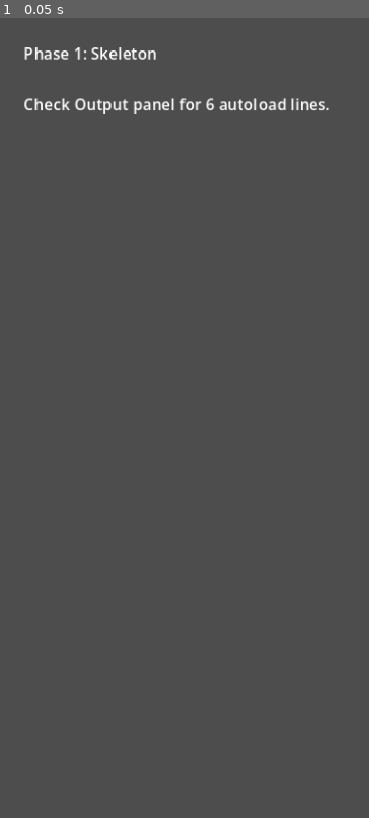
Above: before the commit, frame 1.
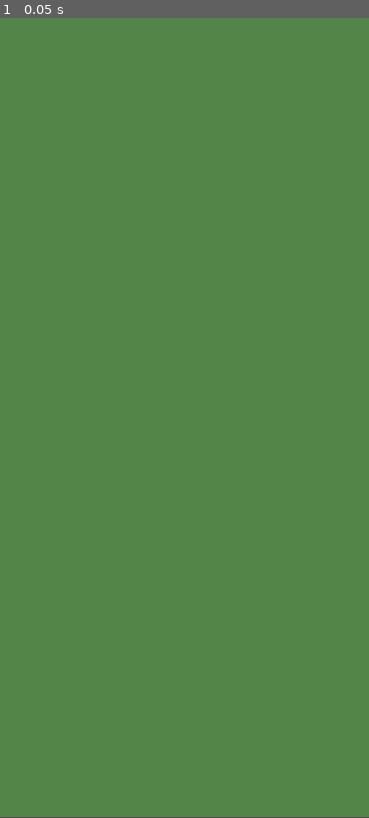
Above: after the commit, the same moment.

Repository: ookeooke/td1
Game: Godot game, scene res://main/Main.tscn
Two runs of this game, one before a commit and one after it. Both use one fixed random seed, a clock stepped at 60 frames per second and the inputs below.
Inputs:
- Up to frame 1 (0.05 s): no input

The runs differ from the first frame. In frame 1, 100% of the frame differs, in the area x 0-100%, y 0-100%.

Commit message:
Phase 2: map + multi-path + tower spots
Map.tscn has 3 Path2D nodes (left/right/top paths) with curves built
programmatically in Map.gd, 6 Marker2D tower spots, NavigationRegion2D,
placeholder green background, and a GridManager child. GridManager
registers each Marker2D by name and exposes occupancy queries.

Debug _draw() renders path curves as brown polylines and spots as yellow
circles — placeholder visuals per asset strategy until Phase 41.

Main.tscn now instances Map.tscn and prints the registered spot ids.

Co-Authored-By: Claude Opus 4.6 <noreply@anthropic.com>

Diff:
--- a/main/Main.gd
+++ b/main/Main.gd
@@ -1,5 +1,9 @@
 extends Node2D
 
+@onready var map: Node2D = $Map
+
+
 func _ready() -> void:
-	print("[Main] Phase 1 skeleton running")
-	print("[Main] EventBus signals available: ", EventBus.get_signal_list().size())
+	print("[Main] EventBus signals: ", EventBus.get_signal_list().size())
+	var grid: Node = map.get_node("GridManager")
+	print("[Main] Map loaded — free spots: ", grid.get_free_spot_ids())
--- a/main/Main.tscn
+++ b/main/Main.tscn
@@ -1,15 +1,9 @@
-[gd_scene load_steps=2 format=3 uid="uid://b1td1main0000"]
+[gd_scene load_steps=3 format=3 uid="uid://b1td1main0000"]
 
 [ext_resource type="Script" path="res://main/Main.gd" id="1_main"]
+[ext_resource type="PackedScene" path="res://map/Map.tscn" id="2_map"]
 
 [node name="Main" type="Node2D"]
 script = ExtResource("1_main")
 
-[node name="Label" type="Label" parent="."]
-offset_left = 24.0
-offset_top = 24.0
-offset_right = 351.0
-offset_bottom = 120.0
-text = "Phase 1: Skeleton
-
-Check Output panel for 6 autoload lines."
+[node name="Map" parent="." instance=ExtResource("2_map")]
--- /dev/null
+++ b/map/GridManager.gd
@@ -0,0 +1,32 @@
+extends Node
+
+# Tracks tower-spot occupancy.
+# Phase 2 scope: registration + queries. Build/sell hooks wired in Phase 8/9.
+
+var _spots: Dictionary = {}  # spot_id -> { position: Vector2, tower: Node }
+
+
+func register_spot(spot_id: String, pos: Vector2) -> void:
+	_spots[spot_id] = { "position": pos, "tower": null }
+
+
+func is_occupied(spot_id: String) -> bool:
+	return _spots.has(spot_id) and _spots[spot_id].tower != null
+
+
+func get_spot_position(spot_id: String) -> Vector2:
+	if not _spots.has(spot_id):
+		return Vector2.ZERO
+	return _spots[spot_id].position
+
+
+func get_free_spot_ids() -> Array:
+	var out: Array = []
+	for id in _spots:
+		if _spots[id].tower == null:
+			out.append(id)
+	return out
+
+
+func get_spot_count() -> int:
+	return _spots.size()
--- /dev/null
+++ b/map/Map.gd
@@ -0,0 +1,66 @@
+extends Node2D
+
+# Phase 2: builds Path2D curves in code, registers tower spots with GridManager.
+# Debug visuals via _draw() — placeholder per asset strategy (Phase 41 replaces).
+
+const PATH_LEFT := "left"
+const PATH_RIGHT := "right"
+const PATH_TOP := "top"
+
+@onready var paths_node: Node2D = $Paths
+@onready var tower_spots_node: Node2D = $TowerSpots
+@onready var grid_manager: Node = $GridManager
+
+var _paths_by_id: Dictionary = {}
+
+
+func _ready() -> void:
+	_build_curves()
+	_register_tower_spots()
+	queue_redraw()
+	print("[Map] ready — %d paths, %d spots" % [_paths_by_id.size(), grid_manager.get_spot_count()])
+
+
+func _build_curves() -> void:
+	_set_curve("PathLeft", PATH_LEFT, [
+		Vector2(0, 420), Vector2(180, 420), Vector2(180, 680), Vector2(375, 680)
+	])
+	_set_curve("PathRight", PATH_RIGHT, [
+		Vector2(375, 220), Vector2(220, 220), Vector2(220, 520), Vector2(0, 520)
+	])
+	_set_curve("PathTop", PATH_TOP, [
+		Vector2(280, 0), Vector2(280, 140), Vector2(80, 140), Vector2(80, 300)
+	])
+
+
+func _set_curve(node_name: String, path_id: String, points: Array) -> void:
+	var p: Path2D = paths_node.get_node(node_name)
+	var c := Curve2D.new()
+	for pt in points:
+		c.add_point(pt)
+	p.curve = c
+	_paths_by_id[path_id] = p
+
+
+func get_path_by_id(path_id: String) -> Path2D:
+	return _paths_by_id.get(path_id)
+
+
+func _register_tower_spots() -> void:
+	for child in tower_spots_node.get_children():
+		if child is Marker2D:
+			grid_manager.register_spot(child.name, child.position)
+
+
+func _draw() -> void:
+	for path_id in _paths_by_id:
+		var p: Path2D = _paths_by_id[path_id]
+		if p.curve == null:
+			continue
+		var pts := p.curve.get_baked_points()
+		if pts.size() >= 2:
+			draw_polyline(pts, Color(0.55, 0.4, 0.25), 14.0)
+	for child in tower_spots_node.get_children():
+		if child is Marker2D:
+			draw_circle(child.position, 26.0, Color(0.85, 0.75, 0.35, 0.85))
+			draw_arc(child.position, 26.0, 0, TAU, 32, Color(0.25, 0.18, 0.08), 3.0)
--- /dev/null
+++ b/map/Map.tscn
@@ -0,0 +1,51 @@
+[gd_scene load_steps=3 format=3 uid="uid://b1td1map00000"]
+
+[ext_resource type="Script" path="res://map/Map.gd" id="1_map"]
+[ext_resource type="Script" path="res://map/GridManager.gd" id="2_grid"]
+
+[node name="Map" type="Node2D"]
+script = ExtResource("1_map")
+
+[node name="Background" type="ColorRect" parent="."]
+offset_right = 375.0
+offset_bottom = 812.0
+color = Color(0.32, 0.52, 0.28, 1)
+
+[node name="NavigationRegion2D" type="NavigationRegion2D" parent="."]
+
+[node name="Paths" type="Node2D" parent="."]
+
+[node name="PathLeft" type="Path2D" parent="Paths"]
+
+[node name="PathFollow2D" type="PathFollow2D" parent="Paths/PathLeft"]
+
+[node name="PathRight" type="Path2D" parent="Paths"]
+
+[node name="PathFollow2D" type="PathFollow2D" parent="Paths/PathRight"]
+
+[node name="PathTop" type="Path2D" parent="Paths"]
+
+[node name="PathFollow2D" type="PathFollow2D" parent="Paths/PathTop"]
+
+[node name="TowerSpots" type="Node2D" parent="."]
+
+[node name="Spot1" type="Marker2D" parent="TowerSpots"]
+position = Vector2(110, 340)
+
+[node name="Spot2" type="Marker2D" parent="TowerSpots"]
+position = Vector2(280, 340)
+
+[node name="Spot3" type="Marker2D" parent="TowerSpots"]
+position = Vector2(110, 600)
+
+[node name="Spot4" type="Marker2D" parent="TowerSpots"]
+position = Vector2(280, 600)
+
+[node name="Spot5" type="Marker2D" parent="TowerSpots"]
+position = Vector2(180, 460)
+
+[node name="Spot6" type="Marker2D" parent="TowerSpots"]
+position = Vector2(280, 740)
+
+[node name="GridManager" type="Node" parent="."]
+script = ExtResource("2_grid")
Not shown, added: main/Main.gd.uid
Not shown, changed: SESSIONS.md
